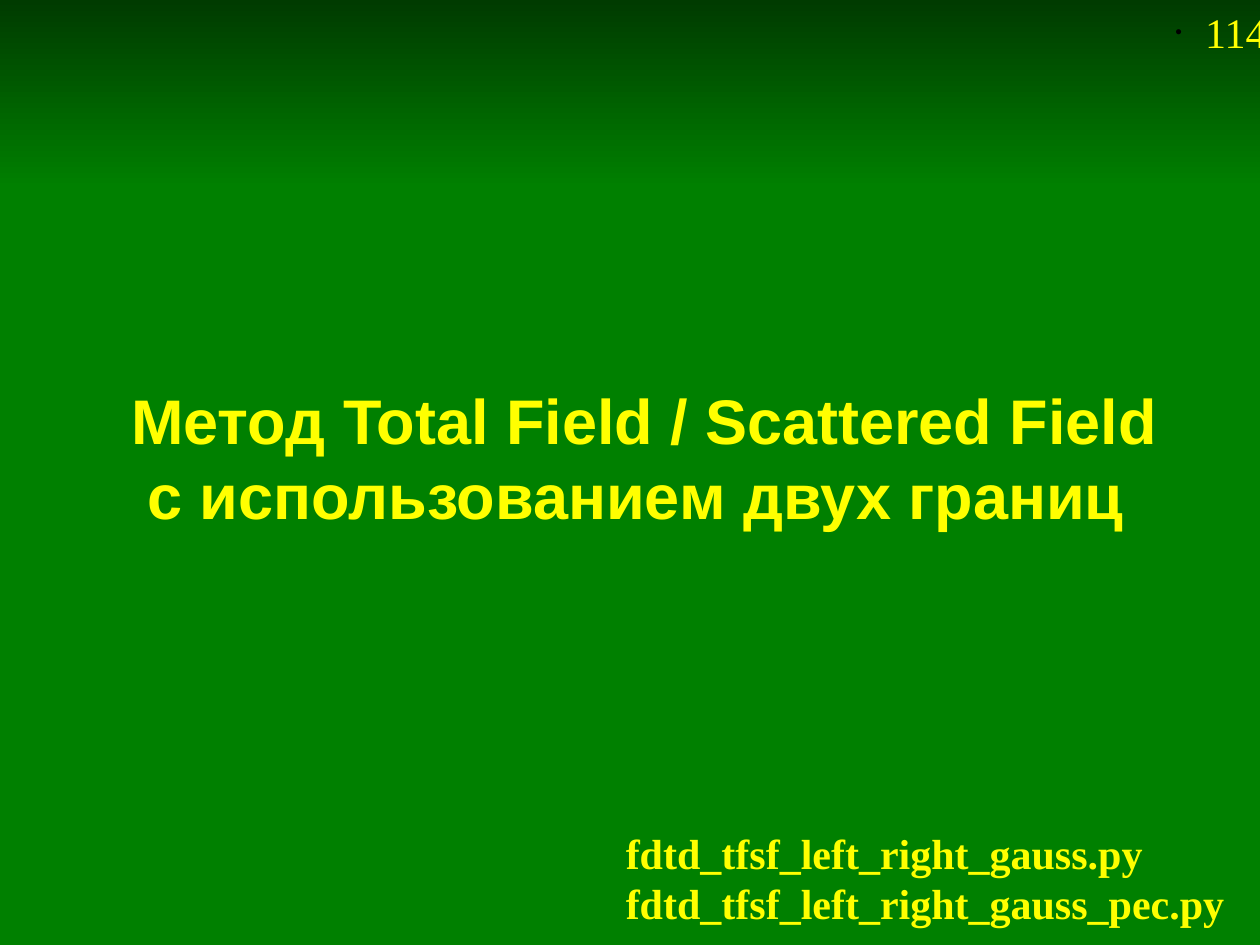
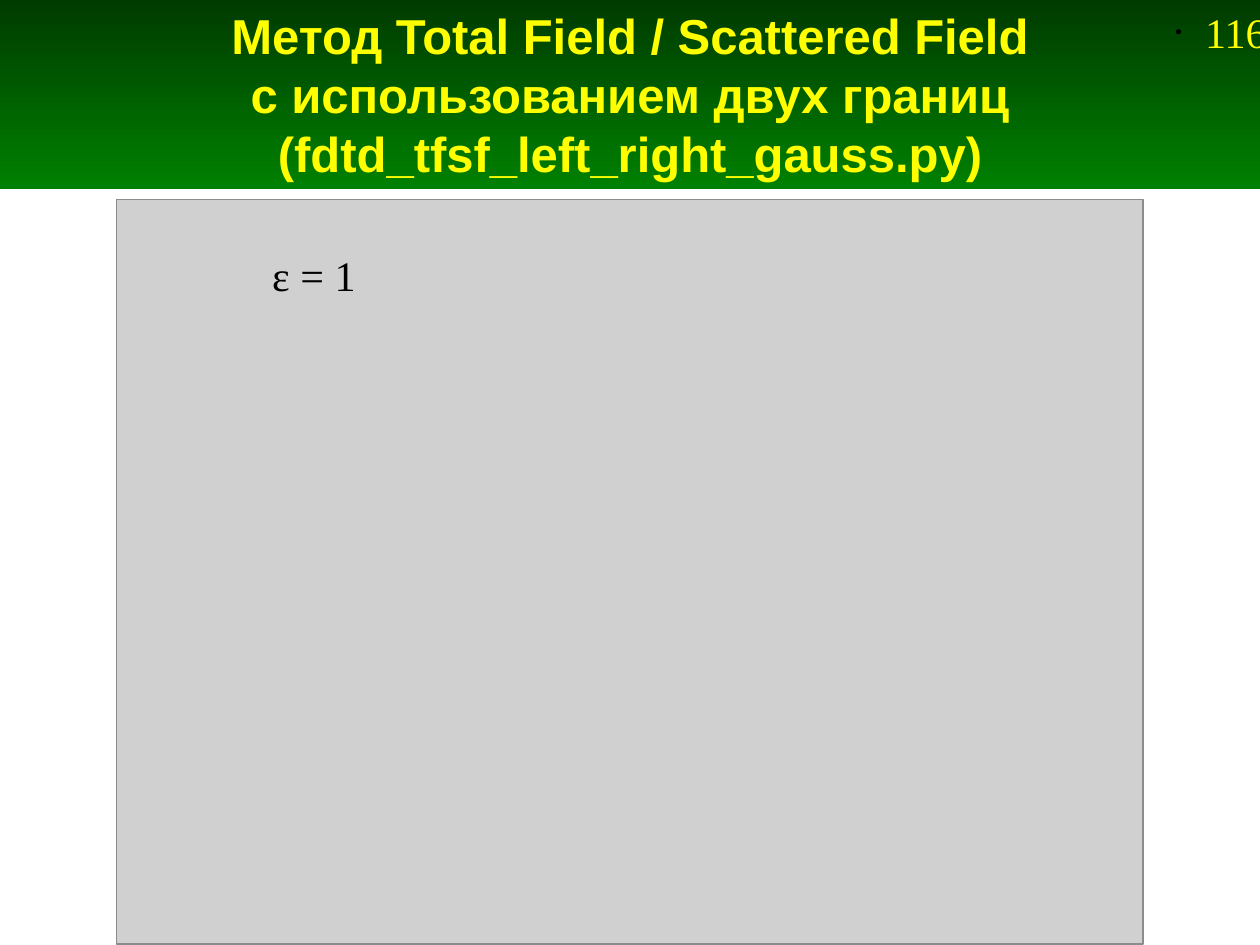
Before and after one commit to andris0147sv/modelling, a slide deck: slide 116 of presentations/2. FDTD.odp (slide 114 before the commit). Drawn at 1260x945 pixels with LibreOffice and Linux fonts; fonts in the diff are those of the drawing; grey boxes stand for pictures. Boxes give left, top, right and bottom in pixels: in the first picture for what was removed or moved away, otherwise in the second. Text is boxed around its words. In the diff, an @@ line names an element or a change of style, - is before the commit and + after.

```diff
--- a/presentations/2. FDTD.odp
+++ b/presentations/2. FDTD.odp
@@ title at (231,18,1028,182): text changed; size 36 to 28 pt @@
-Метод Total Field / Scattered Field
-с использованием двух границ
+Метод Total Field / Scattered Field
+с использованием двух границ
+(fdtd_tfsf_left_right_gauss.py)
@@ page number at (1205,20,1260,49): text changed @@
-• 114
+• 116
@@ rectangle removed at (0,184,1260,945) @@
@@ picture added at (117,199,1144,944) @@
@@ text added at (272,263,356,292), 24 pt, text #000000 @@
+ε = 1
@@ text removed at (626,839,1224,928) @@
-fdtd_tfsf_left_right_gauss.py
-fdtd_tfsf_left_right_gauss_pec.py
```
Also in this commit, not shown: 3 other slides changed, 5 slides added, 3 slides removed, 11 other files.
